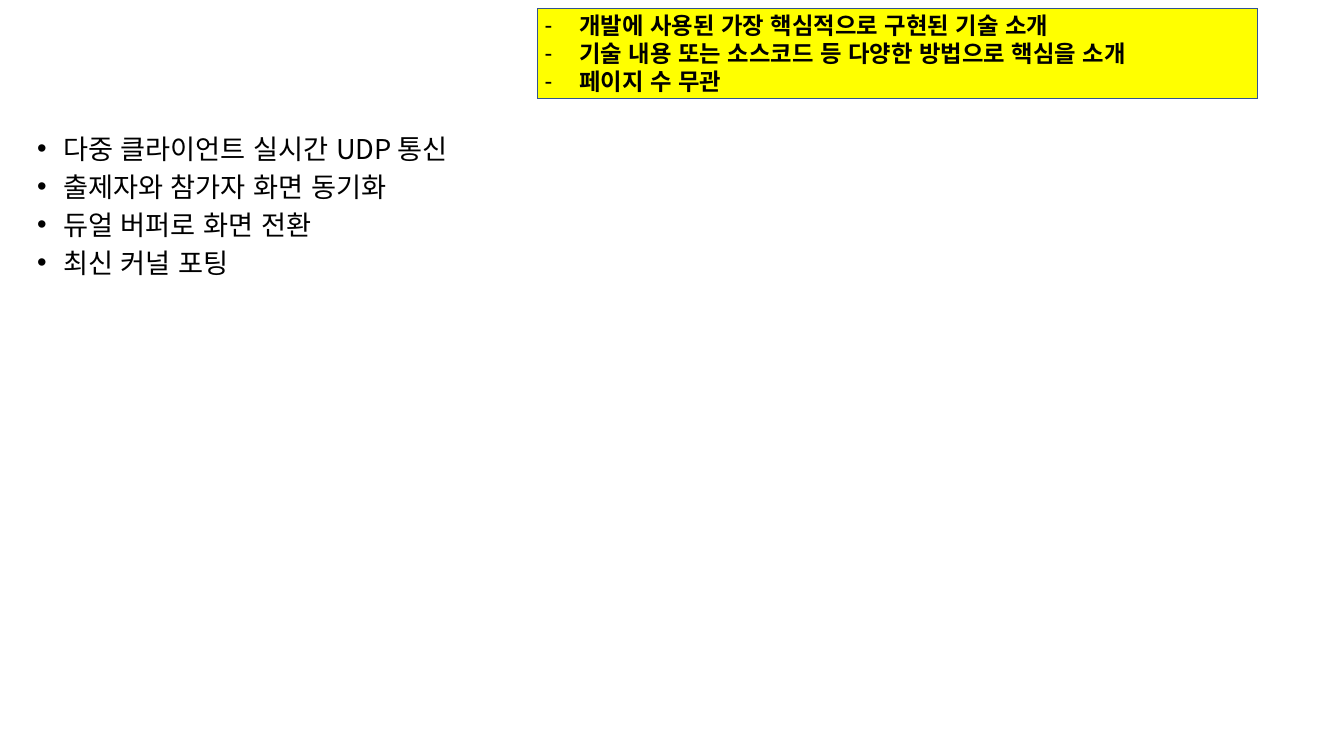
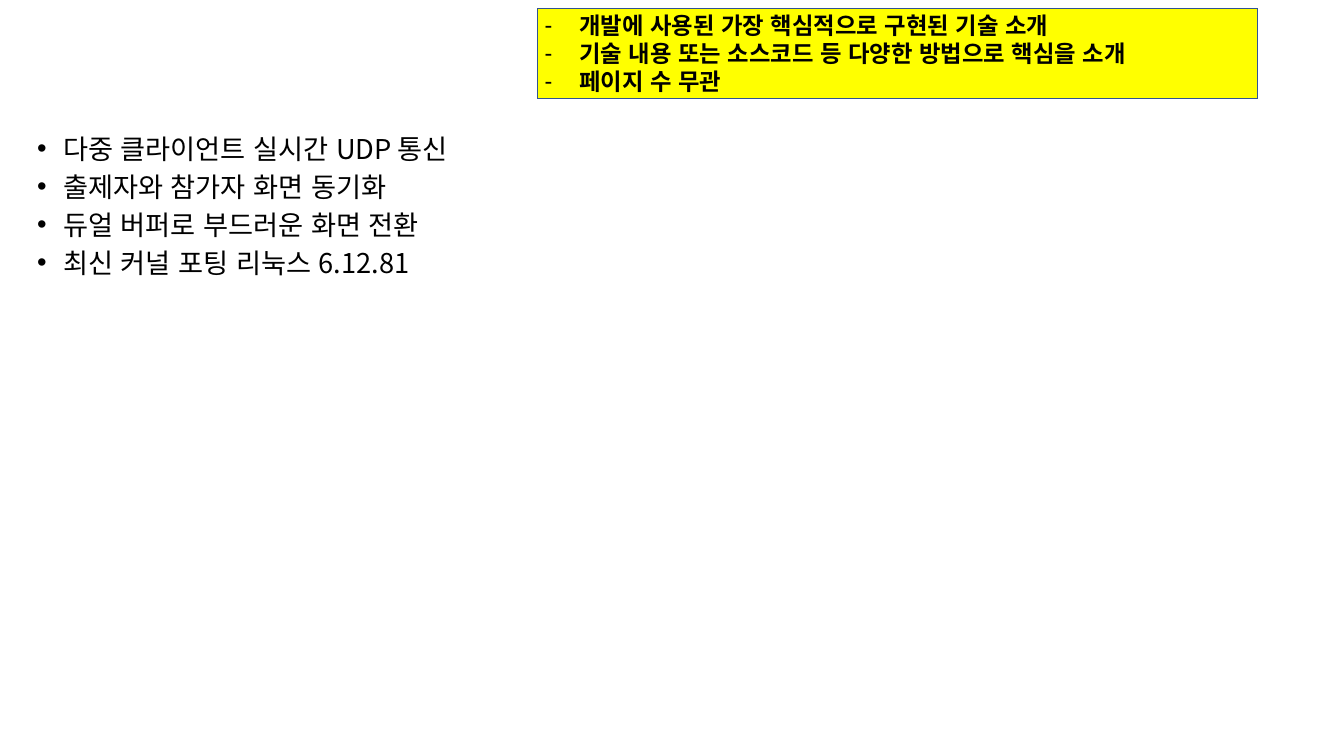
Before and after one commit to jewon1230-wq/For_transfer_files_jw, a slide deck: slide 8 of LG_부트캠프_12기_C반_프로젝트일정_및_최종제출결과물_3팀/LG_부트캠프_12기_C반_최종결과물(3팀)/결과보고서/4.LG_부트캠프_12기_C반_결과보고서(3팀)_v1.pptx (slide 7 before the commit). Drawn at 1344x756 pixels with LibreOffice and Linux fonts; fonts in the diff are those of the drawing; background and template pictures are left out. Boxes give left, top, right and bottom in pixels: in the first picture for what was removed or moved away, otherwise in the second. Text is boxed around its words. In the diff, an @@ line names an element or a change of style, - is before the commit and + after.

```diff
--- a/LG_부트캠프_12기_C반_프로젝트일정_및_최종제출결과물_3팀/LG_부트캠프_12기_C반_최종결과물(3팀)/결과보고서/4.LG_부트캠프_12기_C반_결과보고서(3팀)_v1.pptx
+++ b/LG_부트캠프_12기_C반_프로젝트일정_및_최종제출결과물_3팀/LG_부트캠프_12기_C반_최종결과물(3팀)/결과보고서/4.LG_부트캠프_12기_C반_결과보고서(3팀)_v1.pptx
@@ text at box(63, 212, 419, 276): text changed @@
-• 듀얼 버퍼로 화면 전환
-• 최신 커널 포팅
+• 듀얼 버퍼로 부드러운 화면 전환
+• 최신 커널 포팅 리눅스 6.12.81
```
Also in this commit, not shown: 2 other slides changed, 1 slide added, 2 other files.
